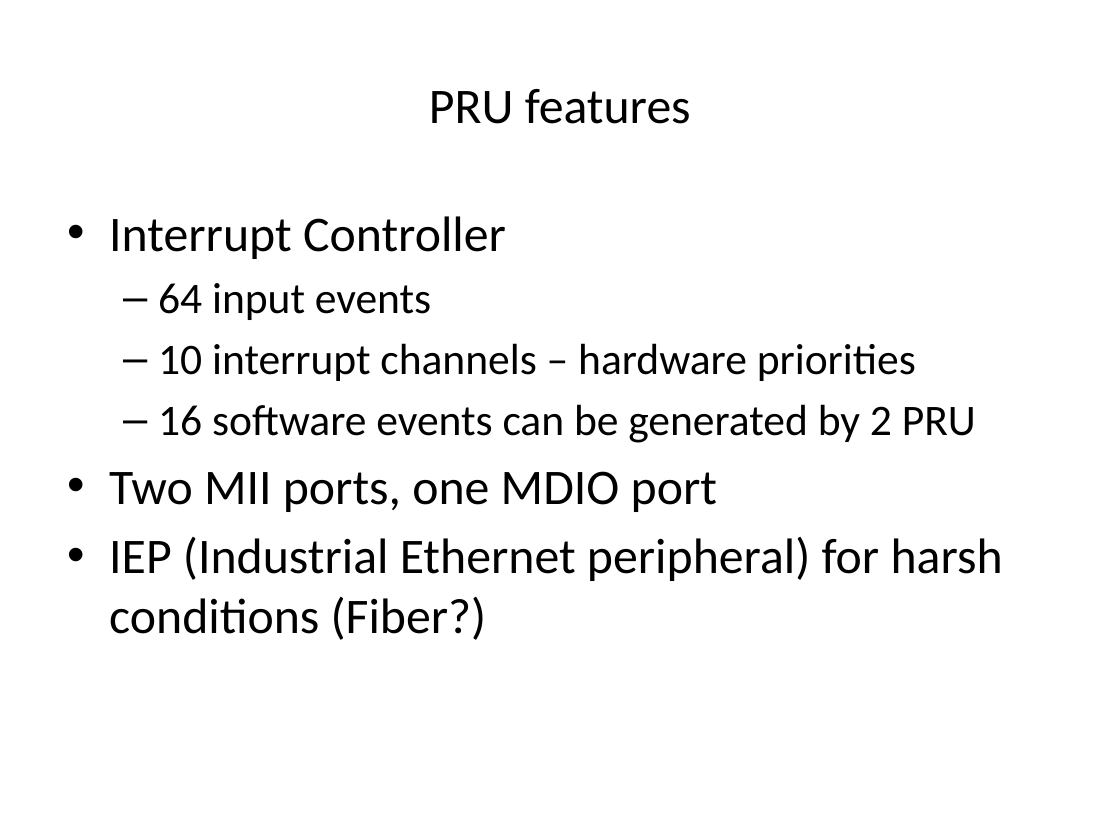
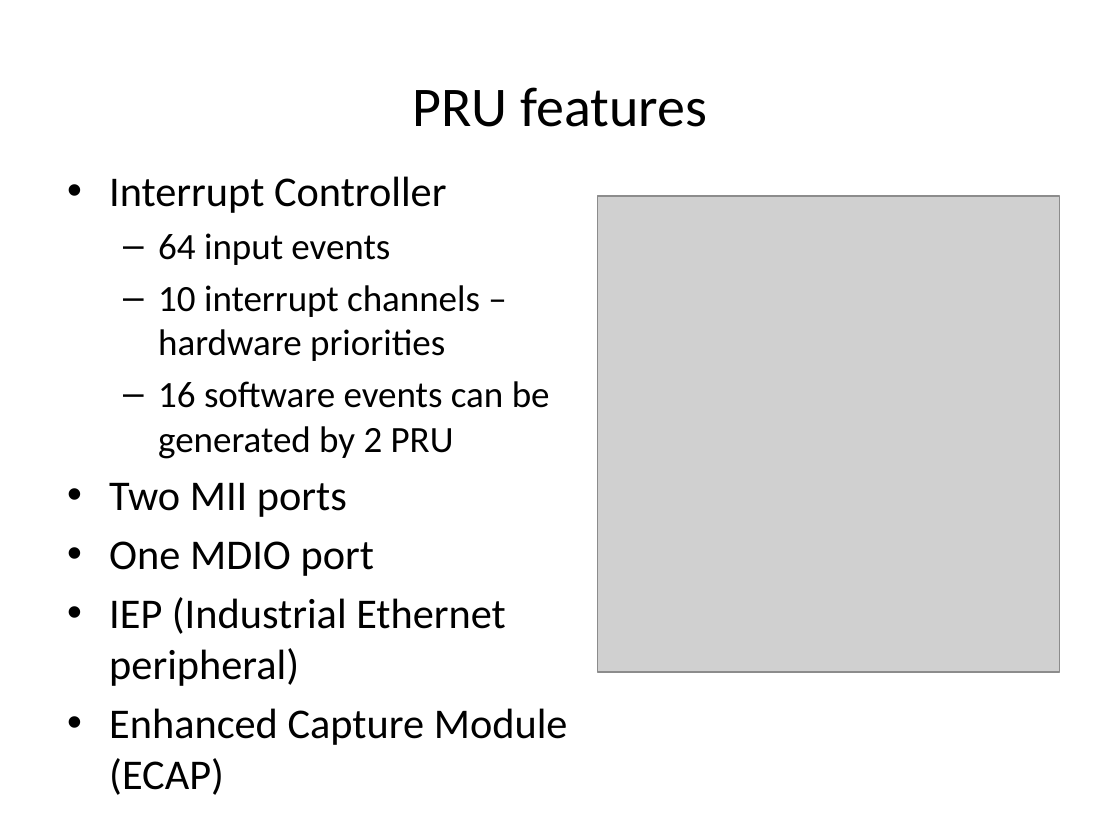
Before and after one commit to hari1989/keystone-workshop, a slide deck: slide 11 of preliminary/Working/presentations/Sitara/PRU in Sitara Device.pptx (slide 4 before the commit). Drawn at 1120x840 pixels with LibreOffice and Linux fonts; fonts in the diff are those of the drawing; grey boxes stand for pictures. Boxes give left, top, right and bottom in pixels: in the first picture for what was removed or moved away, otherwise in the second. Text is boxed around its words. In the diff, an @@ line names an element or a change of style, - is before the commit and + after.

```diff
--- a/preliminary/Working/presentations/Sitara/PRU in Sitara Device.pptx
+++ b/preliminary/Working/presentations/Sitara/PRU in Sitara Device.pptx
@@ title "PRU features" at (413, 87, 707, 127): size 32 to 36 pt @@
@@ text "Interrupt Controller": place and size @@
-text "Interrupt Controller" at (109, 216, 1003, 640)
+text "Interrupt Controller" at (109, 176, 568, 795)
@@ text at (109, 176, 550, 459): size 32 to 27.2 pt in "Interrupt Controller"; size 28 to 23.8 pt in "64 input events", "10 interrupt channels – hardware priorities", "16 software events can be generated by ..." @@
@@ picture added at (597, 196, 1058, 672) @@
@@ text at (109, 482, 568, 795): text changed; size 32 to 27.2 pt @@
-• Two MII ports, one MDIO port
-• IEP (Industrial Ethernet peripheral) for harsh conditions (Fiber?)
+• Two MII ports
+• One MDIO port
+• IEP (Industrial Ethernet peripheral)
+• Enhanced Capture Module (ECAP)
```
Also in this commit, not shown: 1 other slide changed, 48 slides added, 5 slides removed.
